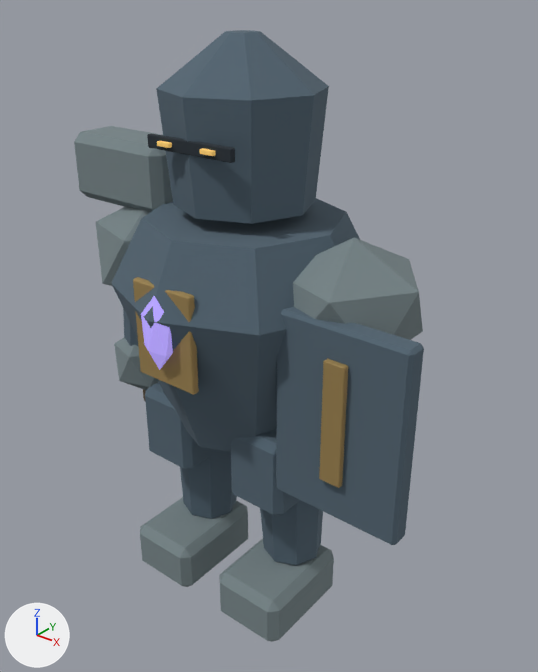
The glTF model public/models/characters/road_warden.glb, before and after one commit.
Rendered twice from a 50 mm lens placed at (1.47, -1.72, 2.09), pointed at (-0.01, 0.13, 0.95). Lighting does not change. The marker at lower left points along +X, +Y and +Z. The picture after the commit comes second. Both versions are drawn at frame 1 of the action 'hit'; the numbers are the values there.

Objects in the first picture: 'Chest heraldry', 'Closed sentinel helm', 'Greave', 'Greave.001', 'Hammer head', 'Hanging fauld', 'Hanging fauld.001', 'Iron sabaton', 'Iron sabaton.001', 'Layered pauldron.001', 'Sentinel cuirass', 'Shield face' and 8 more.
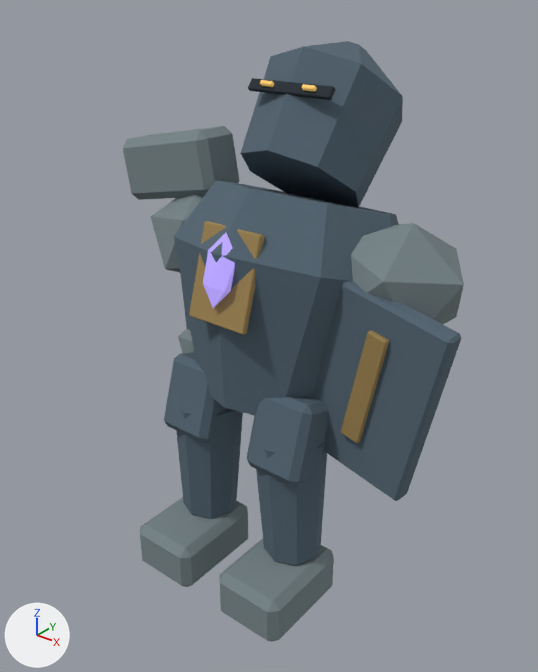
ob_joint_body_006 is not drawn itself; it is the parent of ob_chest_heraldry, ob_hanging_fauld, ob_hanging_fauld_001, ob_heart_sigil, ob_joint_arm_1_004, ob_joint_arm__1_004, ob_joint_head_002, ob_sentinel_cuirass.
ob_joint_arm_1_004 is not drawn itself; it is the parent of ob_arm_guard_001, ob_gauntlet_001, ob_layered_pauldron_001, ob_shield_face, ob_shield_sun.
ob_joint_arm__1_004 is not drawn itself; it is the parent of ob_arm_guard, ob_gauntlet, ob_hammer_head, ob_layered_pauldron, ob_war_pick_haft.
ob_joint_head_002 is not drawn itself; it is the parent of ob_closed_sentinel_helm, ob_visor_slit, ob_watchful_eye, ob_watchful_eye_001.

The change, as JSON lines over the scene's bpy script:
```json
{"op": "set", "path": "ob_joint_body_006.location", "old": "(0.0, 0.0, 1.04)", "new": "(0.0, 0.22, 1.04)"}
{"op": "set", "path": "ob_joint_body_006.rotation_euler", "old": "(0.0, 0.0, 0.0)", "new": "(-0.3, 0.0, 0.0)", "note": "degrees (0, 0, 0) -> degrees (-17, 0, 0)"}
{"op": "set", "path": "ob_joint_arm_1_004.rotation_euler", "old": "(0.0, 0.0, 0.0)", "new": "(0.28, 0.2, 0.0)", "note": "degrees (0, 0, 0) -> degrees (16, 11, 0)"}
{"op": "set", "path": "ob_joint_arm__1_004.rotation_euler", "old": "(0.0, 0.0, 0.0)", "new": "(0.28, -0.2, 0.0)", "note": "degrees (0, 0, 0) -> degrees (16, -11, 0)"}
{"op": "set", "path": "ob_joint_head_002.rotation_euler", "old": "(0.0, 0.0, 0.0)", "new": "(-0.34, 0.0, 0.0)", "note": "degrees (0, 0, 0) -> degrees (-19, 0, 0)"}
```

Changed parts and their boxes (x1, y1, x2, y2) in the pictures (538 x 672 px):
```json
{"object": "Sentinel cuirass", "change": "moved, turned", "before": [111, 198, 360, 452], "after": [174, 181, 398, 416]}
{"object": "Closed sentinel helm", "change": "moved, turned", "before": [156, 30, 329, 224], "after": [241, 41, 403, 208]}
{"object": "Shield face", "change": "moved, turned", "before": [276, 307, 424, 545], "after": [312, 281, 461, 501]}
{"object": "Layered pauldron.001", "change": "moved, turned", "before": [293, 238, 423, 340], "after": [351, 223, 464, 324]}
{"object": "Hammer head", "change": "moved, turned", "before": [74, 126, 173, 212], "after": [123, 126, 239, 200]}
{"object": "Hanging fauld.001", "change": "moved, turned", "before": [231, 429, 300, 517], "after": [247, 397, 328, 486]}
{"object": "Chest heraldry", "change": "moved, turned", "before": [133, 277, 199, 395], "after": [189, 221, 265, 335]}
{"object": "Hanging fauld", "change": "moved, turned", "before": [145, 382, 215, 471], "after": [164, 352, 228, 442]}
{"object": "Shield sun", "change": "moved, turned", "before": [319, 358, 348, 488], "after": [341, 330, 389, 443]}
{"object": "Layered pauldron", "change": "moved, turned", "before": [96, 207, 150, 286], "after": [151, 194, 204, 273]}
{"object": "Heart sigil", "change": "moved, turned", "before": [141, 296, 173, 370], "after": [203, 233, 235, 308]}
{"object": "Visor slit", "change": "moved, turned", "before": [147, 133, 235, 163], "after": [248, 78, 335, 100]}
{"object": "Gauntlet", "change": "moved, turned", "before": [114, 338, 159, 390], "after": [178, 329, 194, 353]}
{"object": "Arm guard", "change": "moved, turned", "before": [123, 309, 138, 346], "after": [181, 280, 190, 330], "on screen": "mostly hidden afterwards"}
{"object": "Watchful eye.001", "change": "moved, turned", "before": [199, 148, 216, 156], "after": [302, 84, 317, 91]}
{"object": "Watchful eye", "change": "moved, turned", "before": [157, 141, 172, 148], "after": [260, 80, 274, 87]}
{"object": "War pick haft", "change": "moved, turned", "before": [143, 390, 146, 401], "on screen": "not visible afterwards"}
```
